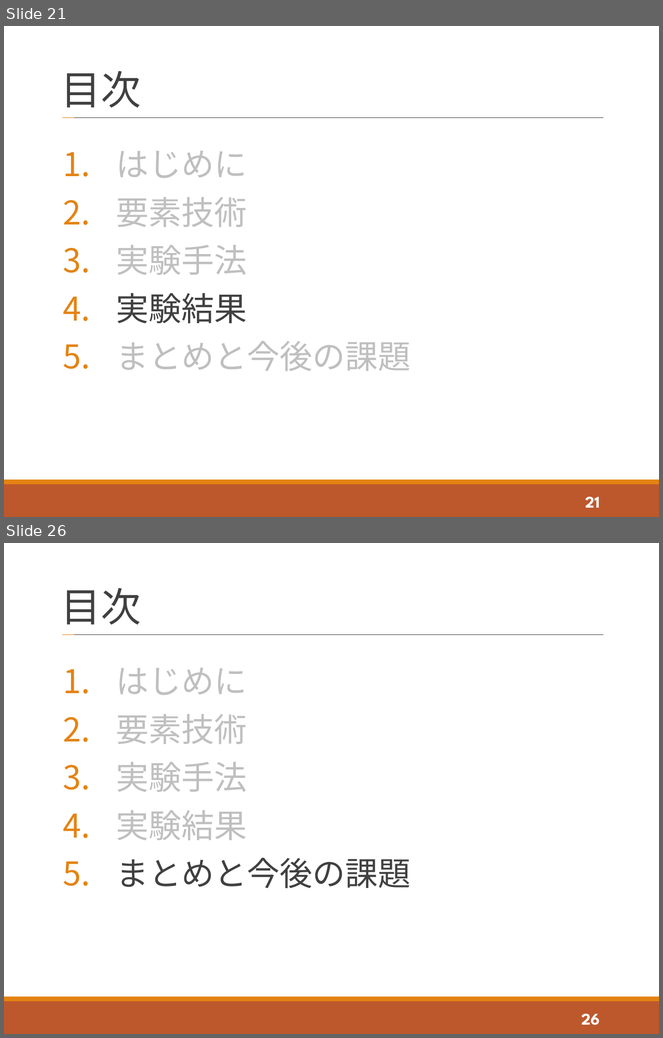
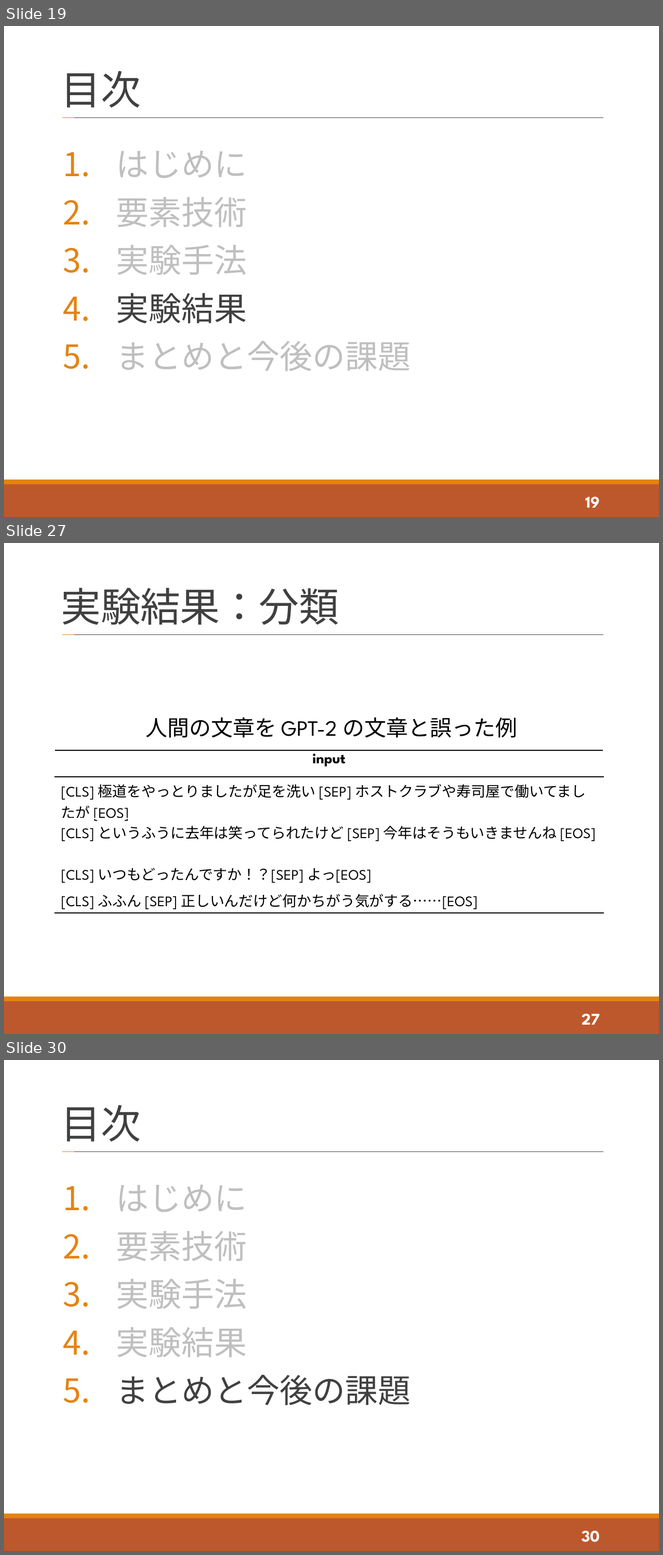
Before and after one commit to tatsuya-sugiyama/WeeklyReport, a slide deck: report/2021_t_1st/2021_1st_sugiyama.pptx. Shown one above the other, each under a label of ours: slides 21 and 26 before the commit, slides 19, 27 and 30 after it; the slides between them are not shown. The pictures are 663x1038 and 663x1555 pixels, drawn with LibreOffice and Linux fonts; fonts in the diff are those of the drawing. Boxes give left, top, right and bottom in pixels: in the first picture for what was removed or moved away, otherwise in the second. Text is boxed around its words. In the diff, an @@ line names an element or a change of style, - is before the commit and + after.

```diff
--- a/report/2021_t_1st/2021_1st_sugiyama.pptx
+++ b/report/2021_t_1st/2021_1st_sugiyama.pptx
@@ slide 27 added at <box>4,543,659,1034</box>, background #FFFFFF; not listed: 4 template elements that a slide beside it also shows @@
@@ title added at <box>61,588,339,625</box>, 44 pt, text #404040 @@
+実験結果：分類
@@ text added at <box>145,717,518,738</box>, 24 pt, text #000000 @@
+人間の文章を GPT-2 の文章と誤った例
@@ table added at <box>54,750,604,913</box>, 5 rows, 1 columns @@
+input
+[CLS] 極道をやっとりましたが足を洗い [SEP] ホストクラブや寿司屋で働いてましたが [EOS]
+[CLS] というふうに去年は笑ってられたけど [SEP] 今年はそうもいきませんね [EOS]
+[CLS] いつもどったんですか！？[SEP] よっ[EOS]
+[CLS] ふふん [SEP] 正しいんだけど何かちがう気がする……[EOS]
@@ page number added at <box>582,1014,600,1025</box>, 18 pt, text #FFFFFF, bold @@
+27
@@ what was slide 21 is now slide 19 @@
@@ page number at <box>585,497,600,508</box>: text changed @@
-21
+19
@@ what was slide 26 is now slide 30 @@
@@ page number at <box>582,1531,600,1543</box>: text changed @@
-26
+30
```
Also in this commit, not shown: 19 slides changed, 4 other slides added, 1 slide removed, 2 other files.
